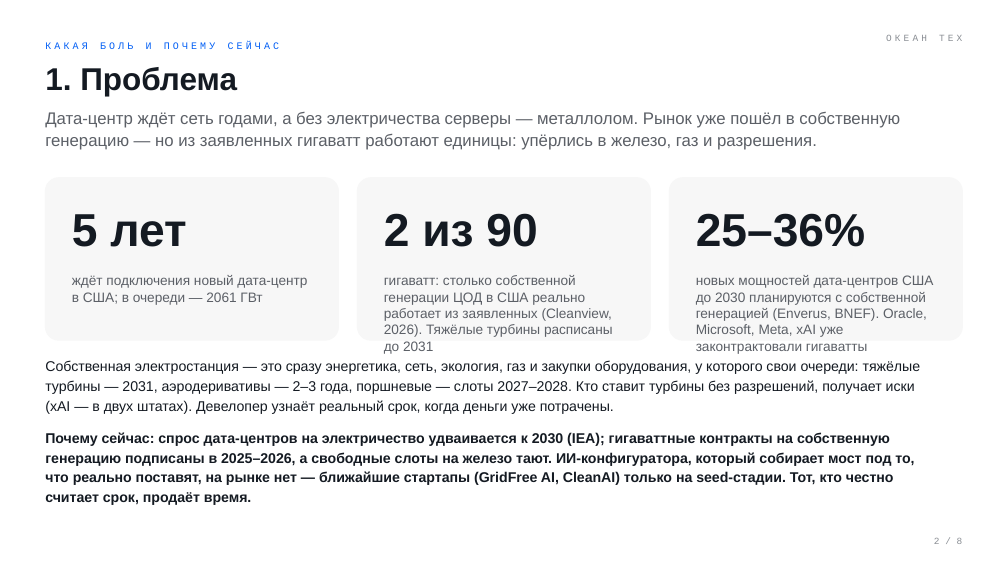
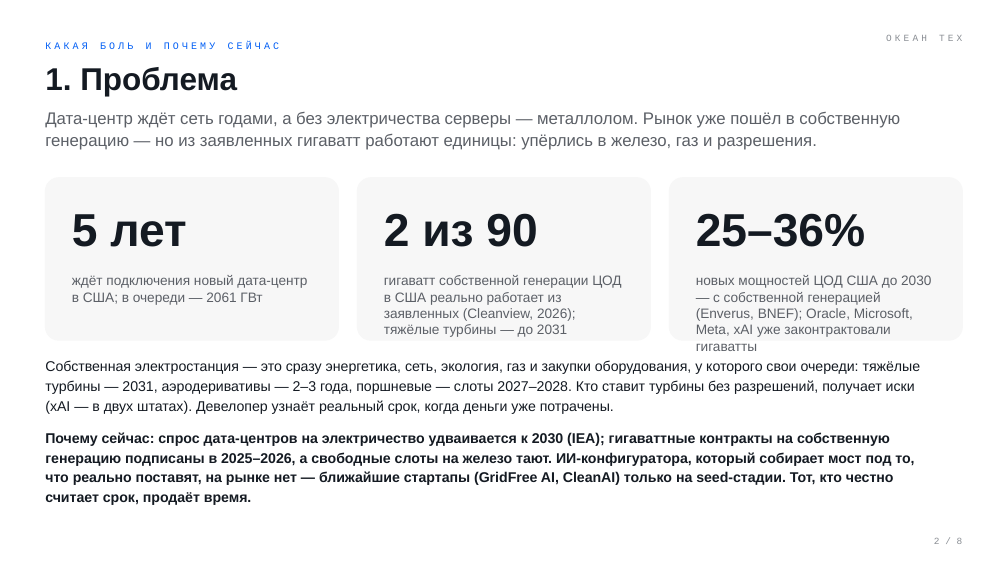
Before and after one commit to komoroshin/research, a slide deck: slide 2 of ai-case-library/research/ventures/grid-idea-island.pptx. Drawn at 1008x567 pixels with LibreOffice and Linux fonts; fonts in the diff are those of the drawing. Boxes give left, top, right and bottom in pixels: in the first picture for what was removed or moved away, otherwise in the second. Text is boxed around its words. In the diff, an @@ line names an element or a change of style, - is before the commit and + after.

```diff
--- a/ai-case-library/research/ventures/grid-idea-island.pptx
+++ b/ai-case-library/research/ventures/grid-idea-island.pptx
@@ text at box(384, 275, 621, 337): text changed @@
-гигаватт: столько собственной генерации ЦОД в США реально работает из заявленных (Cleanview, 2026). Тяжёлые турбины расписаны до 2031
+гигаватт собственной генерации ЦОД в США реально работает из заявленных (Cleanview, 2026); тяжёлые турбины — до 2031
@@ text at box(696, 275, 931, 351): text changed @@
-новых мощностей дата-центров США до 2030 планируются с собственной генерацией (Enverus, BNEF). Oracle, Microsoft, Meta, xAI уже законтрактовали гигаватты
+новых мощностей ЦОД США до 2030 — с собственной генерацией (Enverus, BNEF); Oracle, Microsoft, Meta, xAI уже законтрактовали гигаватты
```
Also in this commit, not shown: 1 other slide changed, 2 other files.
